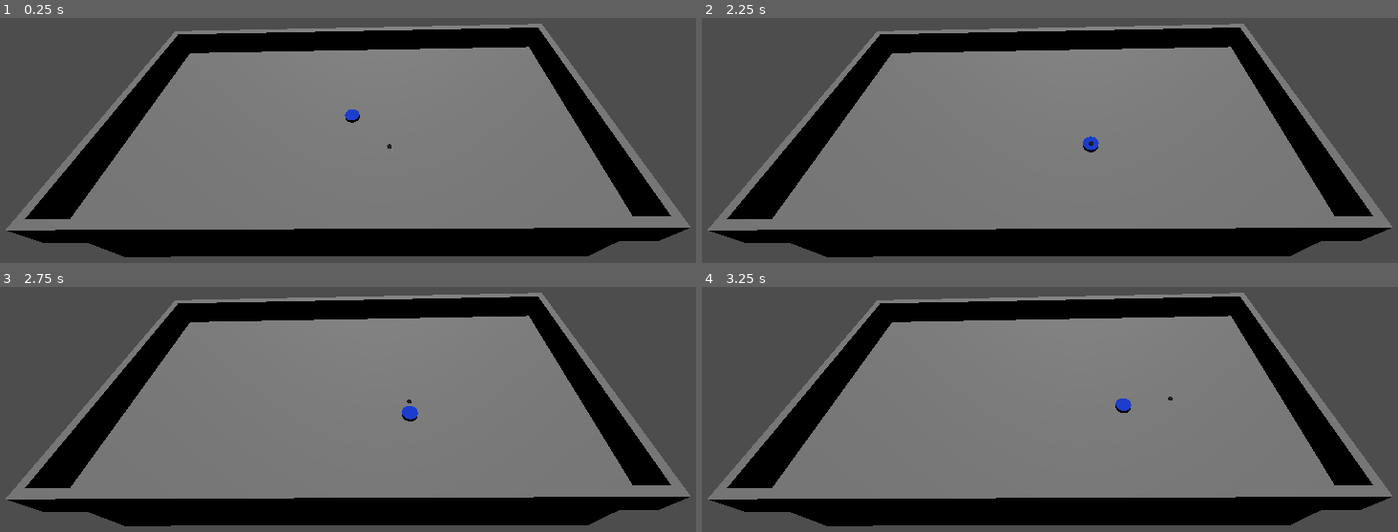
Above: before the commit, frames 1-4 (two rows, left to right).
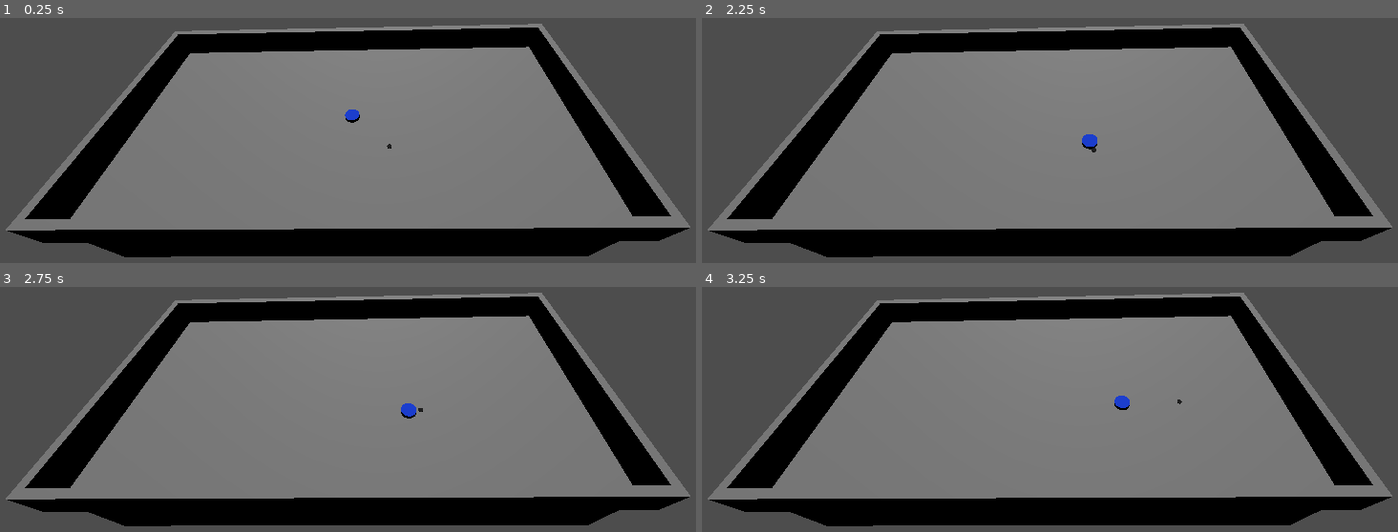
Above: after the commit, the same moments.

Repository: M-E-7/claude-hockey-game
Game: Godot game, scene res://root.tscn
Same seed, same stepped clock (60 frames per second), same inputs: the game is played once before the commit and once after it.
Inputs:
- Up to frame 1 (0.25 s): no input
- Up to frame 2 (2.25 s): tap Enter (ui_accept) at 0.5, 0.77, 0.8, 1.07, 1.25, 1.35, 1.52, 1.82 s; hold Right (ui_right) 0.53-1.28 s; tap Space (ui_select) at 0.6, 1.55, 2.1 s; hold Down (ui_down) 1.28-2.03 s; hold Right (ui_right) from 2.03 s (still down)
- Up to frame 3 (2.75 s): keep holding Right (ui_right); tap Enter (ui_accept) at 2.3 s
- Up to frame 4 (3.25 s): release Right (ui_right) at 2.78 s; hold Up (ui_up) from 2.78 s (still down); tap Space (ui_select) at 2.85 s; tap Enter (ui_accept) at 3.02 s

Frame 1 is identical in both runs. In frame 2, less than 0.1% of the frame differs, in the area x 54-58%, y 47-55%; in frame 3, less than 0.1%, in the area x 57-61%, y 45-55%; in frame 4, less than 0.1%.

Commit message:
Puck now rotates depending on the direction the player character is moving

Diff:
--- a/claude-hockey-game/scenes/entities/player/player_character.gd
+++ b/claude-hockey-game/scenes/entities/player/player_character.gd
@@ -4,7 +4,8 @@
 @export var acceleration: float = 12.0
 @export var max_speed: float = 15.0
 @export var friction: float = 0.15  # Ice friction (lower = more slippery)
-@export var turn_speed: float = 3.0
+@export var turn_speed: float = 8.0  # How fast the player rotates
+@export var rotation_threshold: float = 0.5  # Minimum speed needed to rotate
 
 # Puck handling parameters
 @export var shoot_force: float = 25.0
@@ -26,6 +27,7 @@
 	handle_input()
 	handle_puck_actions()
 	apply_movement(delta)
+	apply_rotation(delta)
 	apply_friction(delta)
 	move_and_slide()
 
@@ -82,6 +84,18 @@
 	if momentum_velocity.length() < 0.1:
 		momentum_velocity = Vector3.ZERO
 
+func apply_rotation(delta):
+	# Only rotate if moving fast enough
+	if momentum_velocity.length() > rotation_threshold:
+		# Calculate the direction we're moving in
+		var movement_direction = Vector3(momentum_velocity.x, 0, momentum_velocity.z).normalized()
+
+		# Calculate the target rotation (looking in movement direction)
+		var target_transform = transform.looking_at(global_position + movement_direction, Vector3.UP)
+
+		# Smoothly rotate toward the target
+		transform = transform.interpolate_with(target_transform, turn_speed * delta)
+
 # Puck handling methods
 func can_pickup_puck() -> bool:
 	return not has_puck
@@ -103,15 +117,19 @@
 	if not has_puck or not held_puck:
 		return
 
-	# Calculate shoot direction based on player's movement or facing direction
+	# Calculate shoot direction based on player's facing direction
 	var shoot_direction = Vector3.ZERO
 
-	# If player is moving, shoot in movement direction
+	# Use the player's facing direction (transform.basis.z is forward in Godot, but negative)
+	shoot_direction = -transform.basis.z
+
+	# If no clear facing direction, use movement direction
 	if momentum_velocity.length() > 0.5:
 		shoot_direction = Vector3(momentum_velocity.x, 0, momentum_velocity.z).normalized()
-	else:
-		# Default shoot forward (negative Z in Godot)
-		shoot_direction = Vector3(0, 0, -1)
+
+	# Ensure direction is valid
+	if shoot_direction == Vector3.ZERO:
+		shoot_direction = Vector3(0, 0, -1)  # Default forward
 
 	# Release and shoot the puck
 	held_puck.release_puck(shoot_direction, shoot_force)
--- a/claude-hockey-game/scenes/entities/puck/puck.gd
+++ b/claude-hockey-game/scenes/entities/puck/puck.gd
@@ -10,7 +10,6 @@
 var pickup_area: Area3D
 
 func _ready():
-	print("Puck ready!")
 	# Set up the pickup area
 	pickup_area = $PickupArea
 	pickup_area.body_entered.connect(_on_pickup_area_entered)
@@ -21,8 +20,9 @@
 	linear_damp = 0.1
 	angular_damp = 0.5
 
-	# Don't freeze rotation - let's see if this helps
-	freeze_mode = RigidBody3D.FREEZE_MODE_KINEMATIC
+	# Freeze Y rotation to keep puck flat
+	lock_rotation = true
+	axis_lock_angular_y = true
 
 func _physics_process(delta):
 	if not is_held:
@@ -51,28 +51,15 @@
 	# Get all bodies in pickup range
 	var bodies = pickup_area.get_overlapping_bodies()
 
-	if bodies.size() > 0:
-		print("Bodies detected: ", bodies.size())
-
 	for body in bodies:
-		print("Checking body: ", body.name)
-		if body.has_method("can_pickup_puck"):
-			print("Body has can_pickup_puck method")
-			if body.can_pickup_puck():
-				print("Body can pickup puck - attempting pickup")
-				pickup_by_player(body)
-				break
-			else:
-				print("Body cannot pickup puck")
-		else:
-			print("Body does not have can_pickup_puck method")
+		if body.has_method("can_pickup_puck") and body.can_pickup_puck():
+			pickup_by_player(body)
+			break
 
 func pickup_by_player(player: CharacterBody3D):
 	if is_held:
-		print("Puck already held!")
 		return
 
-	print("Picking up puck with player: ", player.name)
 	is_held = true
 	holder = player
 
@@ -86,7 +73,6 @@
 	if not is_held:
 		return
 
-	print("Releasing puck")
 	is_held = false
 	freeze = false
 
@@ -104,21 +90,27 @@
 
 		# Apply the force
 		linear_velocity = shoot_direction * shoot_force
-		print("Shot puck with force: ", shoot_force, " in direction: ", shoot_direction)
 
 func follow_holder():
 	if holder == null:
 		release_puck()
 		return
 
-	# Position the puck in front of the player
-	var hold_offset = Vector3(0, 0.5, -1.5)  # In front and slightly up
-	var target_position = holder.global_position + hold_offset
+	# Position the puck in front of the player based on their facing direction
+	var forward_direction = -holder.transform.basis.z  # Player's forward direction
+	var hold_distance = 1.5  # Distance in front of player
+	var hold_height = 0.2    # Slightly above ground
+
+	# Calculate position in front of player
+	var target_position = holder.global_position + forward_direction * hold_distance
+	target_position.y = holder.global_position.y + hold_height
 
 	global_position = target_position
 
 func _on_pickup_area_entered(body):
-	print("Pickup area entered by: ", body.name)
+	# This is handled in check_for_pickup() for more control
+	pass
 
 func _on_pickup_area_exited(body):
-	print("Pickup area exited by: ", body.name)
+	# Optional: Handle when player moves away from puck
+	pass
Not shown: 1 places in claude-hockey-game/root.tscn that only renumber resources
